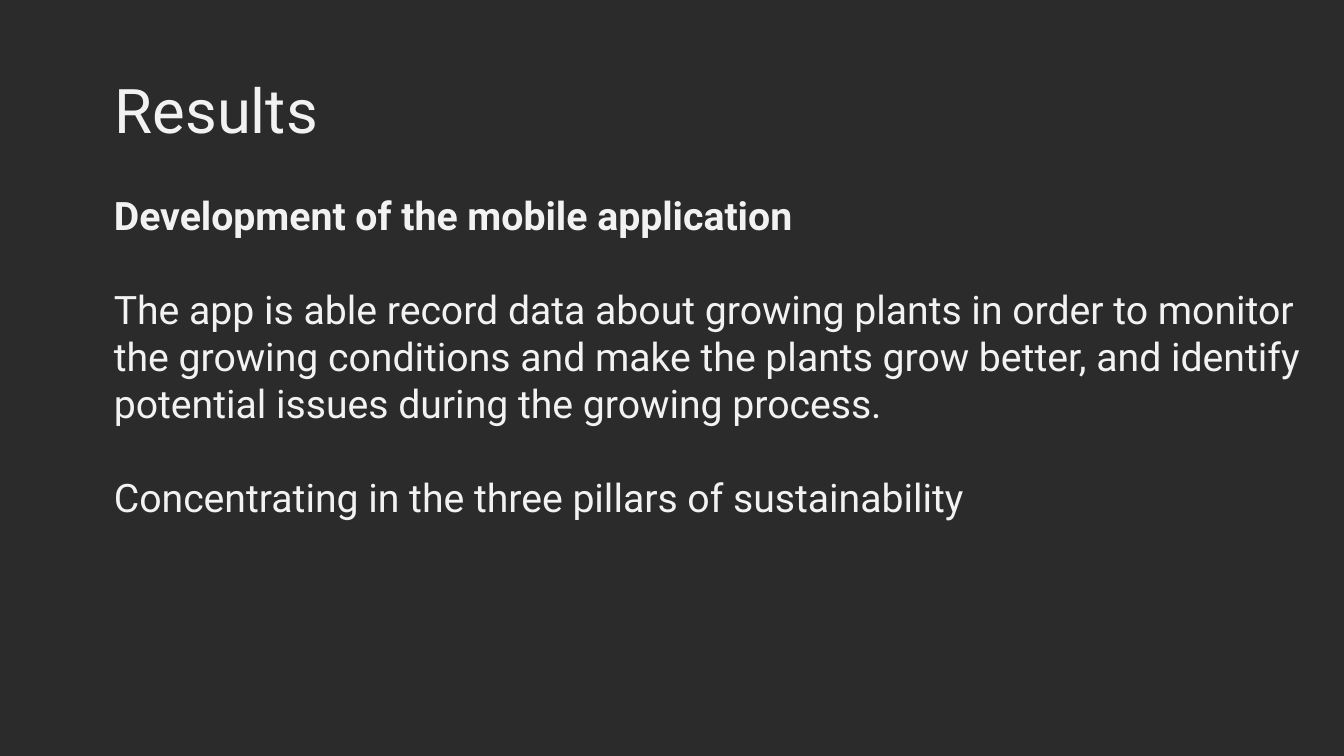
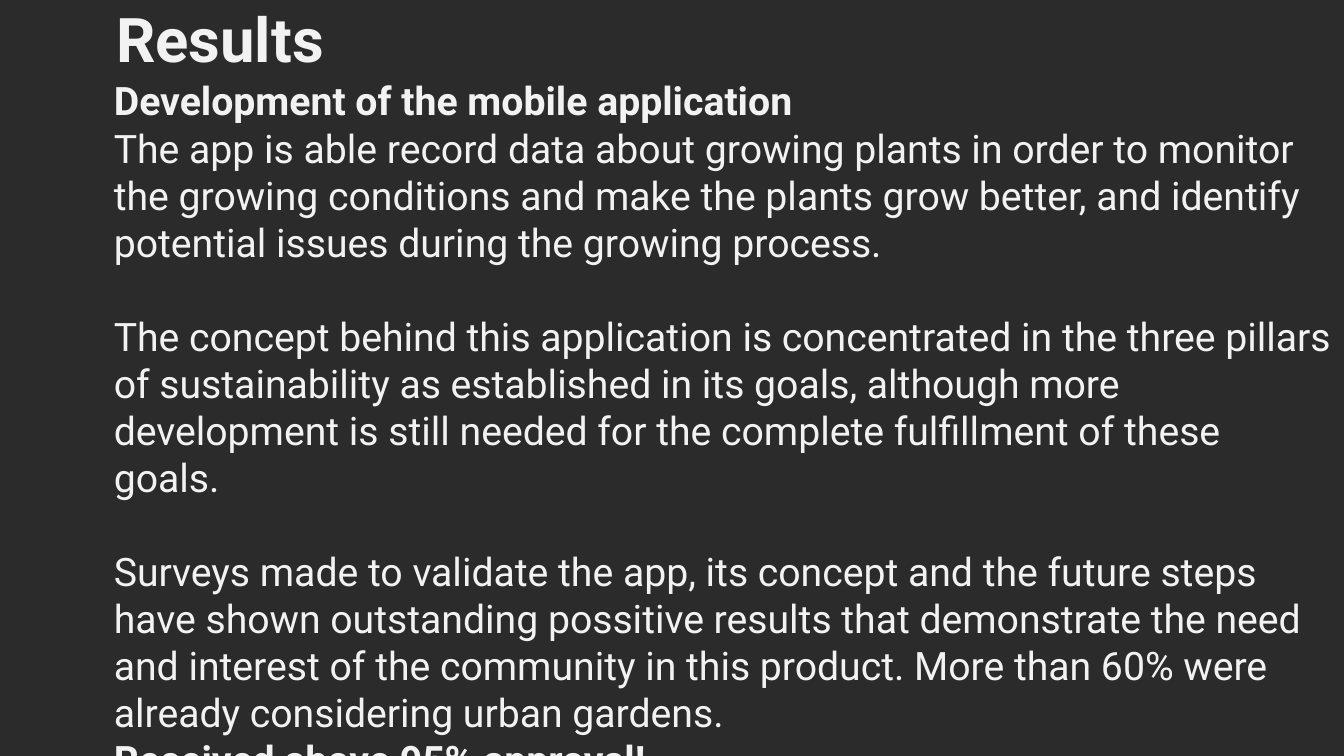
Before and after one commit to KiraSensei13/MNT_ITESM_courses, a slide deck: slide 5 of 1.2.Leadership_for_Sus_Dev/FProject/PRESENTATION_FINAL_PROJECT.pptx. Drawn at 1344x756 pixels with LibreOffice and Linux fonts; fonts in the diff are those of the drawing; background and template pictures are left out; a plain dark background stands for a picture behind light text. Boxes give left, top, right and bottom in pixels: in the first picture for what was removed or moved away, otherwise in the second. Text is boxed around its words. In the diff, an @@ line names an element or a change of style, - is before the commit and + after.

```diff
--- a/1.2.Leadership_for_Sus_Dev/FProject/PRESENTATION_FINAL_PROJECT.pptx
+++ b/1.2.Leadership_for_Sus_Dev/FProject/PRESENTATION_FINAL_PROJECT.pptx
@@ title "Results": place and size @@
-title "Results" at bbox=[115, 87, 318, 134]
+title "Results" at bbox=[116, 16, 323, 63]
@@ title "Results" at bbox=[116, 16, 323, 63]: bold on @@
@@ text "Development of the mobile application": place and size @@
-text "Development of the mobile application" at bbox=[114, 200, 1299, 521]
+text "Development of the mobile application" at bbox=[114, 85, 1330, 736]
@@ text at bbox=[114, 321, 1330, 736]: text changed @@
-Concentrating in the three pillars of sustainability
+The concept behind this application is concentrated in the three pillars of sustainability as established in its goals, although more development is still needed for the complete fulfillment of these goals.
+Surveys made to validate the app, its concept and the future steps have shown outstanding possitive results that demonstrate the need and interest of the community in this product. More than 60% were already considering urban gardens.
+Received above 95% approval!
```
Also in this commit, not shown: 5 other slides changed, 33 other files.
